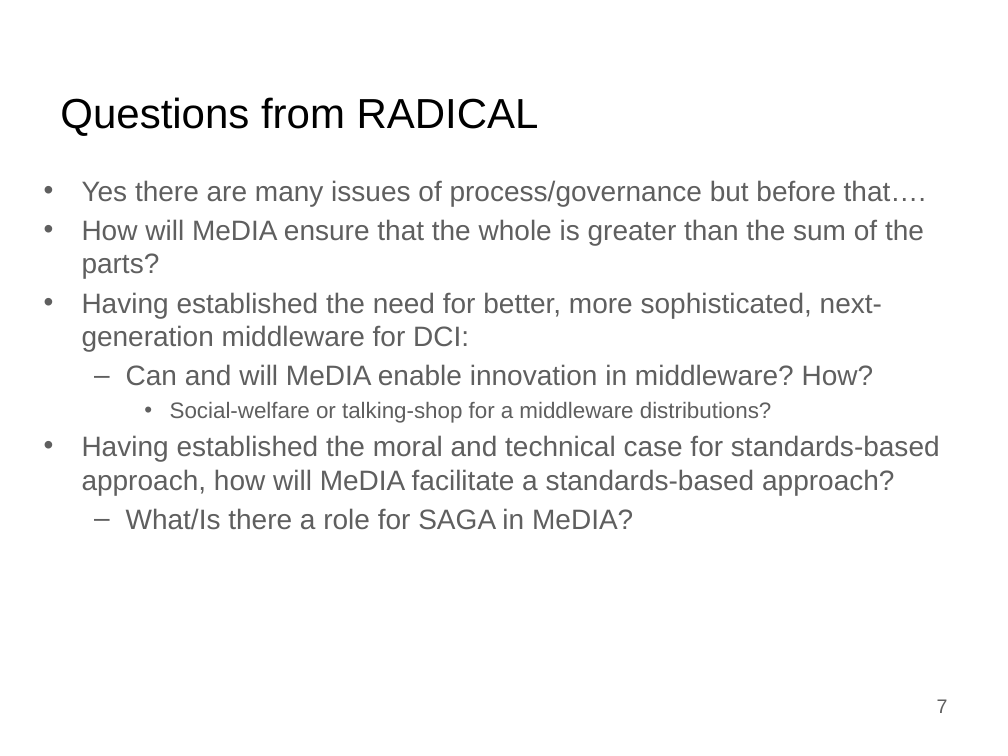
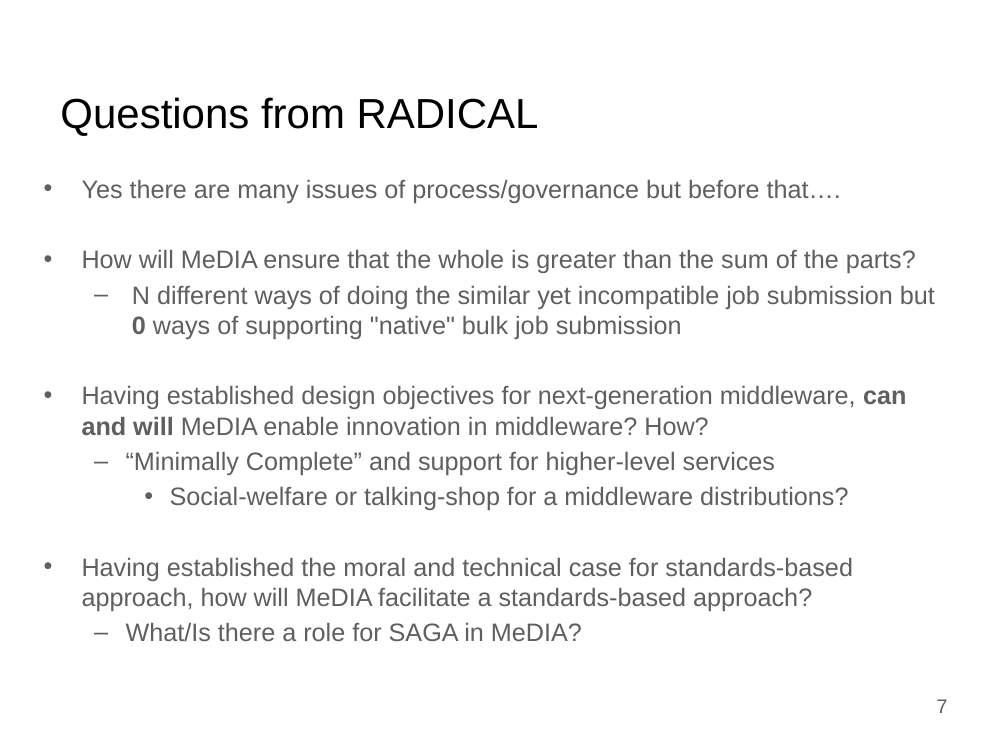
Before and after one commit to saga-project/presentations, a slide deck: slide 7 of radical-media.v0.1.pptx. Drawn at 1008x756 pixels with LibreOffice and Linux fonts; fonts in the diff are those of the drawing; background and template pictures are left out. Boxes give left, top, right and bottom in pixels: in the first picture for what was removed or moved away, otherwise in the second. Text is boxed around its words. In the diff, an @@ line names an element or a change of style, - is before the commit and + after.

```diff
--- a/radical-media.v0.1.pptx
+++ b/radical-media.v0.1.pptx
@@ text at [82, 179, 916, 642]: size 20 to 18 pt in "Yes there are many issues of process/governance ...", "How will MeDIA ensure that the whole ...", "Having established the moral and technical case ...", "What/Is there a role for SAGA in ..."; size 16 to 18 pt in "Social-welfare or talking-shop for a middleware distribution ..." @@
@@ text at [82, 285, 935, 475]: text changed; size 20 to 18 pt @@
-• Having established the need for better, more sophisticated, next-generation middleware for DCI:
-  – Can and will MeDIA enable innovation in middleware? How?
+      – N different ways of doing the similar yet incompatible job submission but 0 ways of supporting "native" bulk job submission
+  • Having established design objectives for next-generation middleware, can and will MeDIA enable innovation in middleware? How?
+  – “Minimally Complete” and support for higher-level services
```
Also in this commit, not shown: 1 other slide changed.
